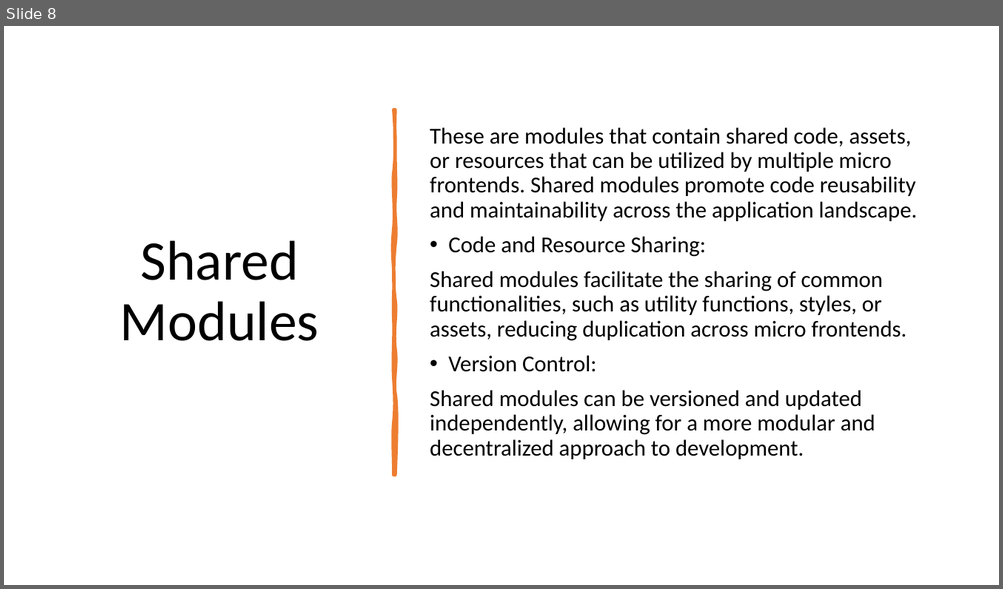
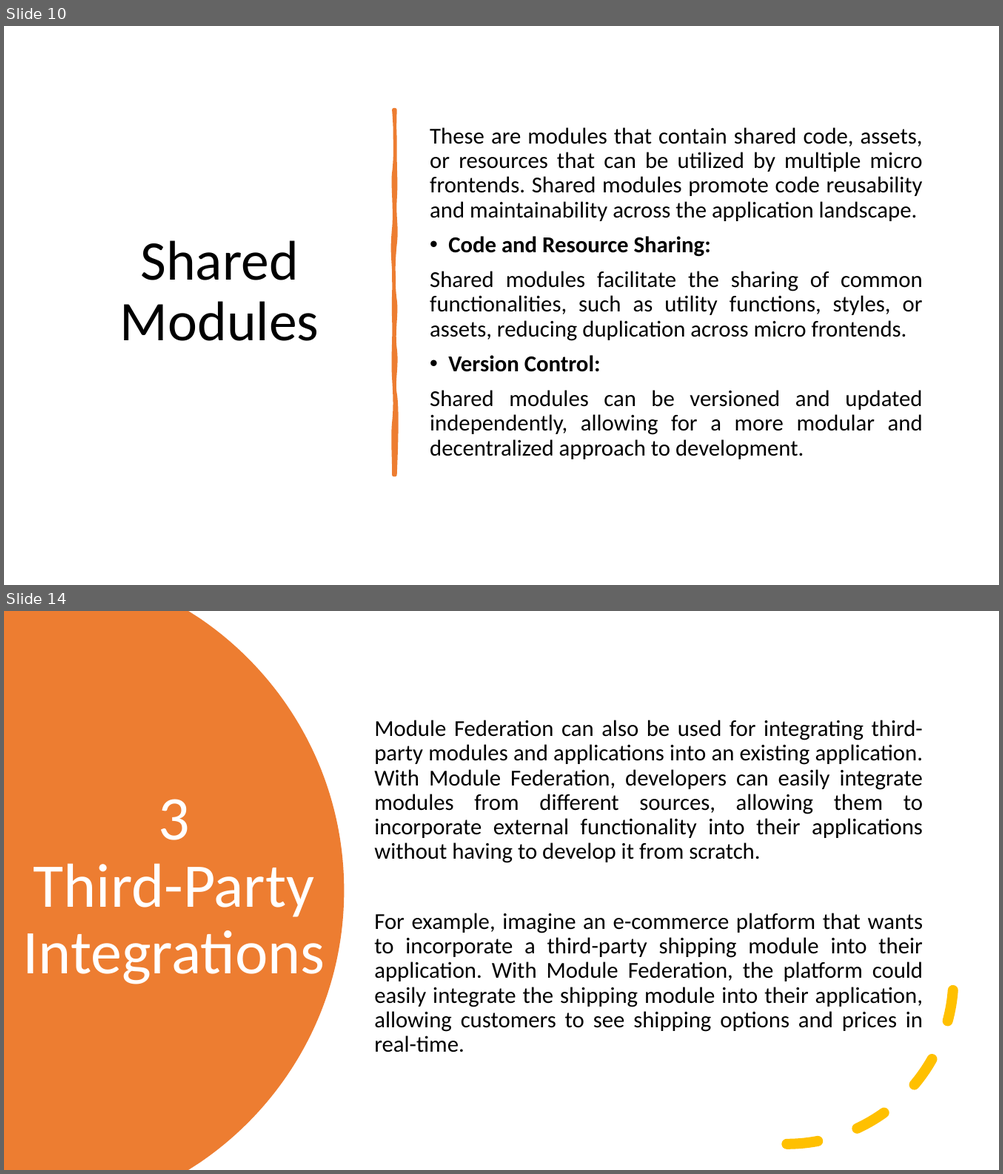
Before and after one commit to stevensamir20/Module-Federation, a slide deck: Module Federation.pptx. Shown one above the other, each under a label of ours: slide 8 before the commit, slides 10 and 14 after it; the slides between them are not shown. The pictures are 1003x589 and 1003x1174 pixels, drawn with LibreOffice and Linux fonts; fonts in the diff are those of the drawing. Boxes give left, top, right and bottom in pixels: in the first picture for what was removed or moved away, otherwise in the second. Text is boxed around its words. In the diff, an @@ line names an element or a change of style, - is before the commit and + after.

```diff
--- a/Module Federation.pptx
+++ b/Module Federation.pptx
@@ slide 14 added at (4,611,999,1170), background #FFFFFF @@
@@ freeform shape added at (4,611,344,1170), fill #ED7D31 @@
@@ text added at (374,720,923,1053), 22 pt, text #000000 @@
+Module Federation can also be used for integrating third-party modules and applications into an existing application. With Module Federation, developers can easily integrate modules from different sources, allowing them to incorporate external functionality into their applications without having to develop it from scratch.
+For example, imagine an e-commerce platform that wants to incorporate a third-party shipping module into their application. With Module Federation, the platform could easily integrate the shipping module into their application, allowing customers to see shipping options and prices in real-time.
@@ title added at (23,799,325,985), 60 pt, text #FFFFFF @@
+3
+Third-Party Integrations
@@ arc (boxed as its full ellipse) added at (620,812,954,1145), outline #FFC000 10 pt dashed @@
@@ what was slide 8 is now slide 10 @@
@@ slide 10 changed as well @@
@@ text "These are modules that contain ..." at (430,127,922,460): bold on in "Code and Resource Sharing:", "Version Control:"; alignment left to justified @@
```
Also in this commit, not shown: 6 other slides changed, 8 other slides added, 3 other files.
